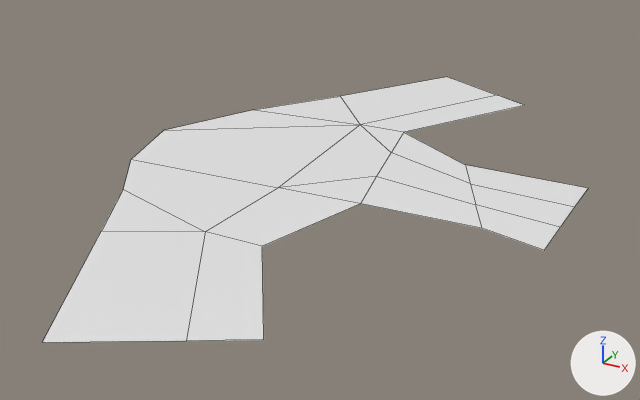
Renders of the OBJ model Assets/Models/River/river_3_a.obj from each side of a commit.
One viewpoint serves both versions: a 50 mm camera at (2.41, -3.26, 1.47) aimed at (0.67, -0.1, -0.11). Every picture has the same lights, and +X, +Y and +Z are marked at lower right. The first picture is the older version. Mesh edges are drawn as thin lines. Where no turn or scale is listed for an object, it has been applied to the vertices.

Names of what the first picture shows: 'river_3_a'.
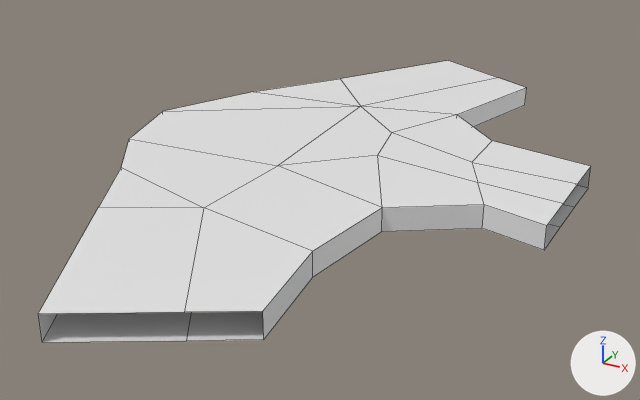
The change, as a diff of the scene's bpy script:
```diff
--- a/Assets/Models/River/river_3_a.obj.py
+++ b/Assets/Models/River/river_3_a.obj.py
@@ me_river_3_a @@
 # used by ob_river_3_a; location = (0.0, 0.0, 0.0)
-me_river_3_a.from_pydata(...)  # 28 vertices, 19 faces; spans x -0.31..1.73, y -1.67..1.67, z 0.0
+me_river_3_a.from_pydata(...)  # 56 vertices, 52 faces; spans x -0.31..1.73, y -1.67..1.67, z 0.0..0.1
+# me_river_3_a part 1
+# 19 faces are deleted
+# 4 vertices move from x 0.76..1.18, y -0.8..0.61, z 0.0 to x 0.99..1.27, y -0.92..0.71, z 0.0
+# 11 vertices are added at x 0.52..1.73, y -1.45..1.45, z 0.1
+# 17 new vertices lie (0.0, 0.0, 0.1) away from vertices in x -0.31..1.73, y -1.67..1.67, z 0.0
+# 52 new faces join them
```

Location of each change, (x1, y1, x2, y2) in pixels of the pictures (640 x 400 px):
'river_3_a', reshaped (6% taller): before (43, 77, 588, 342); after (38, 61, 591, 342)
